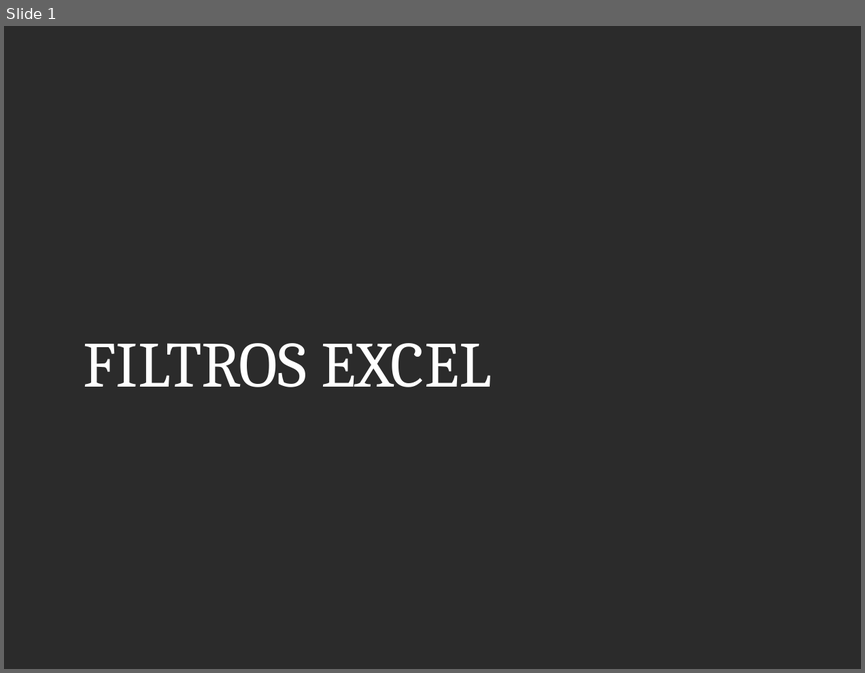
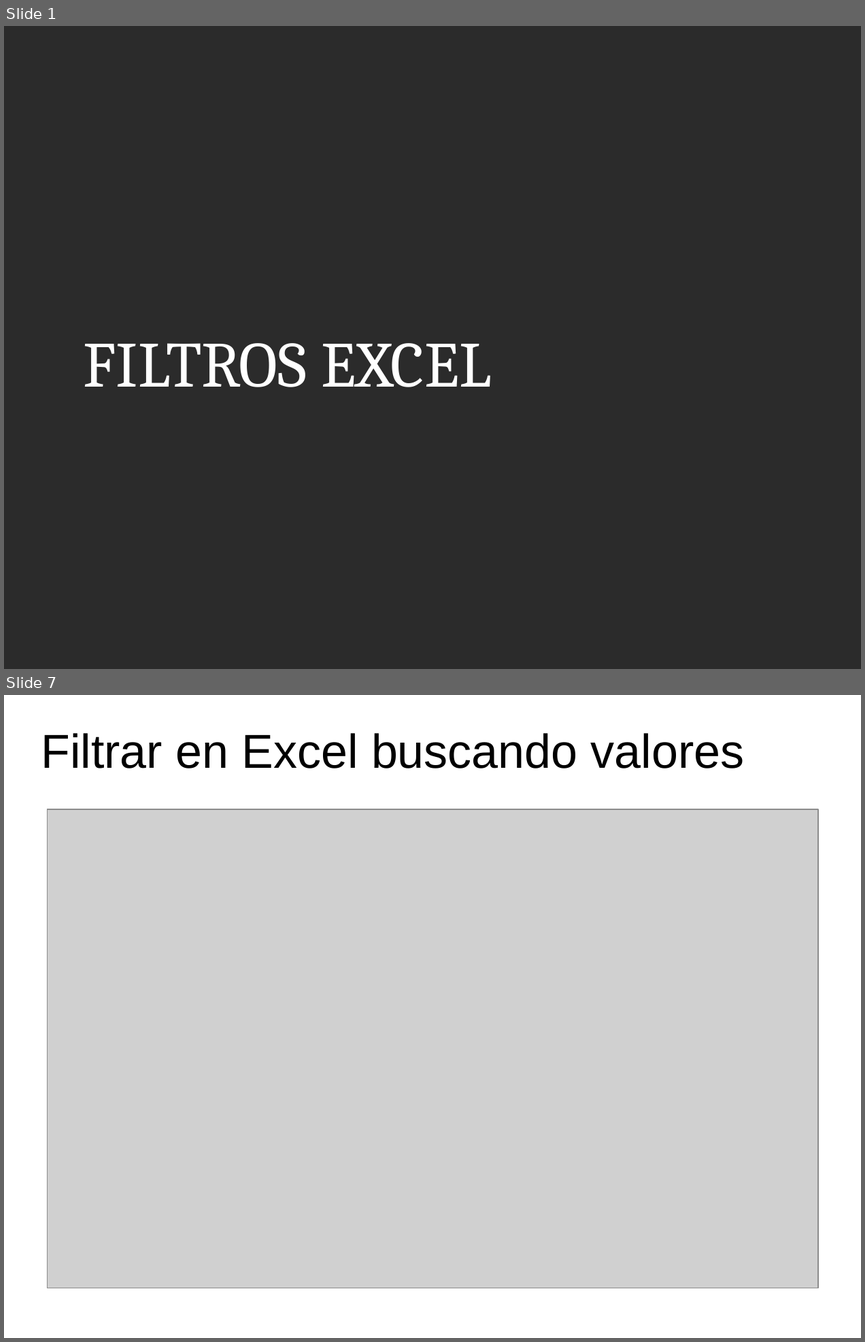
Before and after one commit to kleberloayzacastro/universidad, a slide deck: 2015-2016/clases/informatica_aplicada/clase_9/clase_9.pptx. Shown one above the other, each under a label of ours: slide 1 before the commit, slides 1 and 7 after it; the slides between them are not shown. The pictures are 865x673 and 865x1342 pixels, drawn with LibreOffice and Linux fonts; fonts in the diff are those of the drawing; grey boxes stand for pictures; background and template pictures are left out; a plain dark background stands for a picture behind light text. Boxes give left, top, right and bottom in pixels: in the first picture for what was removed or moved away, otherwise in the second. Text is boxed around its words. In the diff, an @@ line names an element or a change of style, - is before the commit and + after.

```diff
--- a/2015-2016/clases/informatica_aplicada/clase_9/clase_9.pptx
+++ b/2015-2016/clases/informatica_aplicada/clase_9/clase_9.pptx
@@ slide 7 added at (4,695,861,1338), background picture (left out) @@
@@ text added at (41,733,745,768), 40 pt, text #000000 @@
+Filtrar en Excel buscando valores
@@ picture added at (47,809,818,1287) @@
```
Also in this commit, not shown: 11 other slides added, 50 other files.
